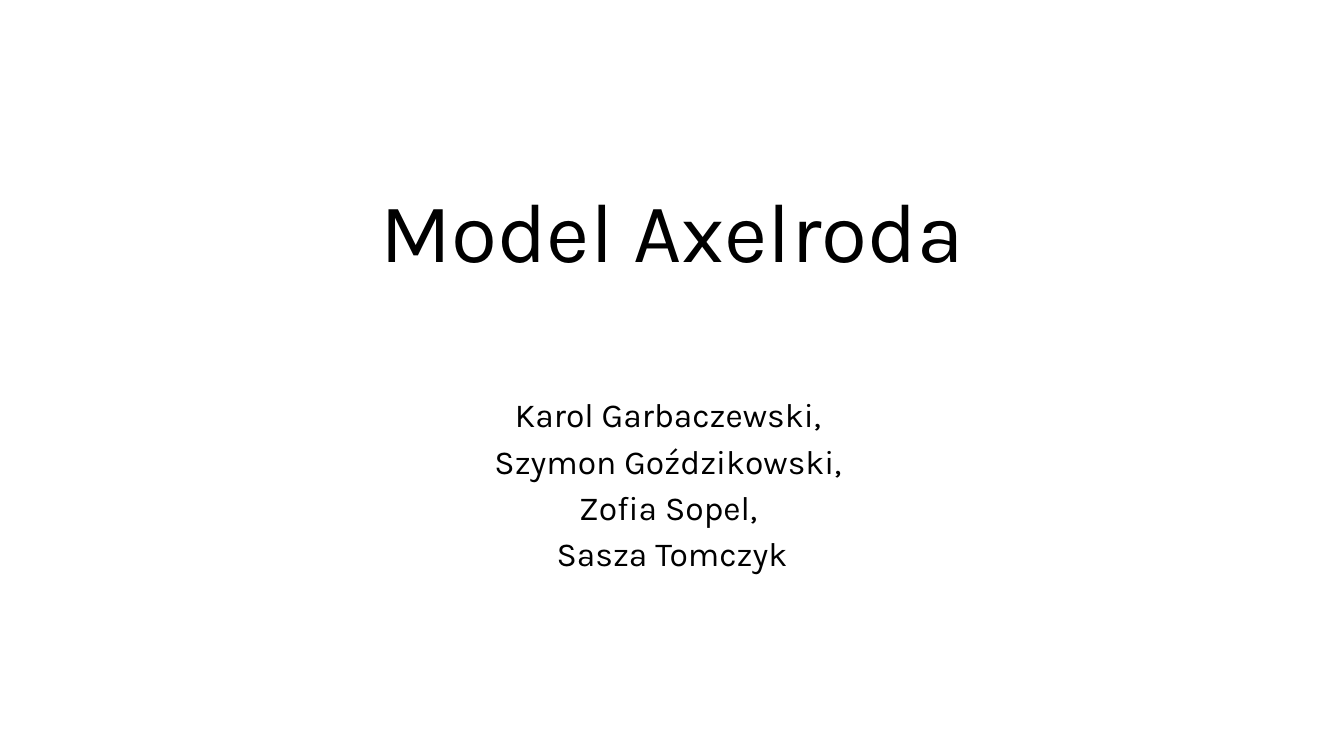
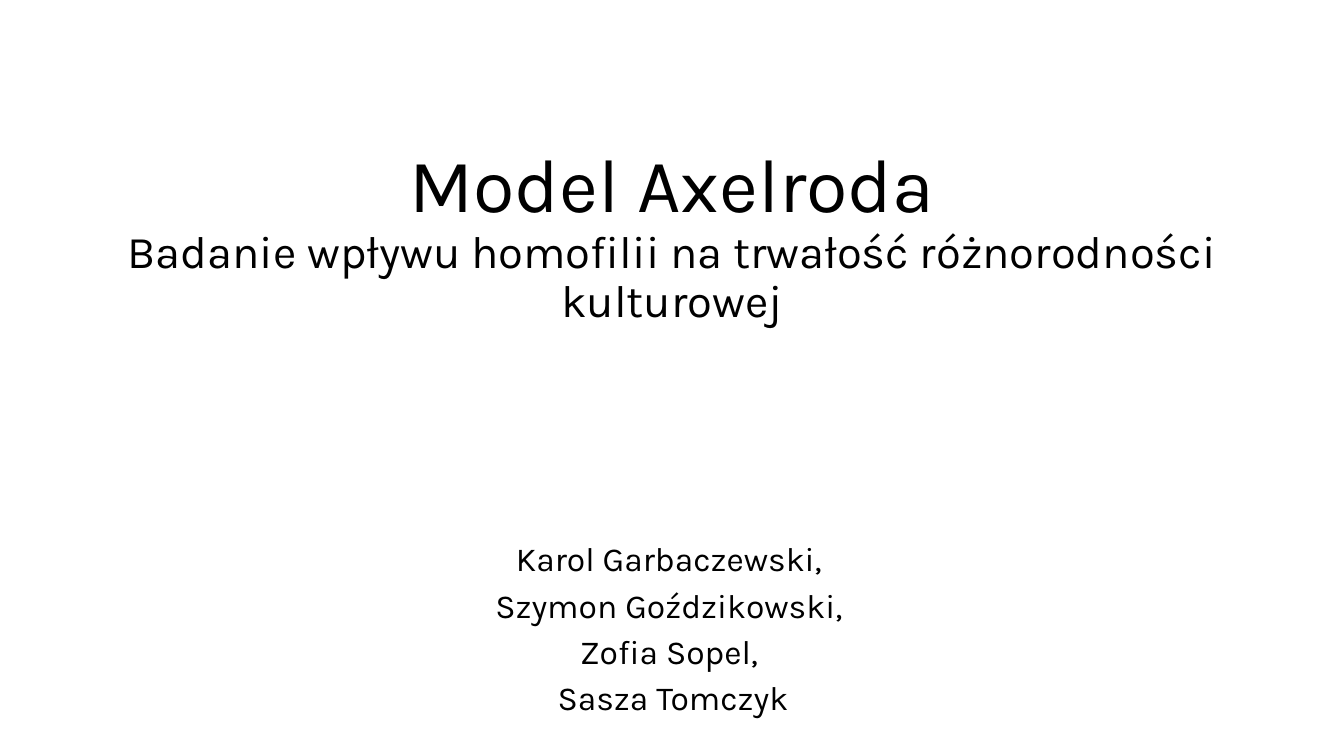
Before and after one commit to Karol-Garbaczewski/Axelrod_model, a slide deck: slide 1 of Model Axelroda prezentacja.pptx. Drawn at 1344x756 pixels with LibreOffice and Linux fonts; fonts in the diff are those of the drawing. Boxes give left, top, right and bottom in pixels: in the first picture for what was removed or moved away, otherwise in the second. Text is boxed around its words. In the diff, an @@ line names an element or a change of style, - is before the commit and + after.

```diff
--- a/Model Axelroda prezentacja.pptx
+++ b/Model Axelroda prezentacja.pptx
@@ title at bbox=[128, 160, 1216, 328]: text changed; size 60 to 32.4 pt @@
-Model Axelroda
+Model Axelroda
+Badanie wpływu homofilii na trwałość różnorodności kulturowej
@@ subtitle "Karol Garbaczewski,": place and size @@
-subtitle "Karol Garbaczewski," at bbox=[494, 404, 841, 575]
+subtitle "Karol Garbaczewski," at bbox=[495, 548, 842, 719]
```
Also in this commit, not shown: 3 other slides changed, 5 slides added, 3 slides removed, 1 other file.
